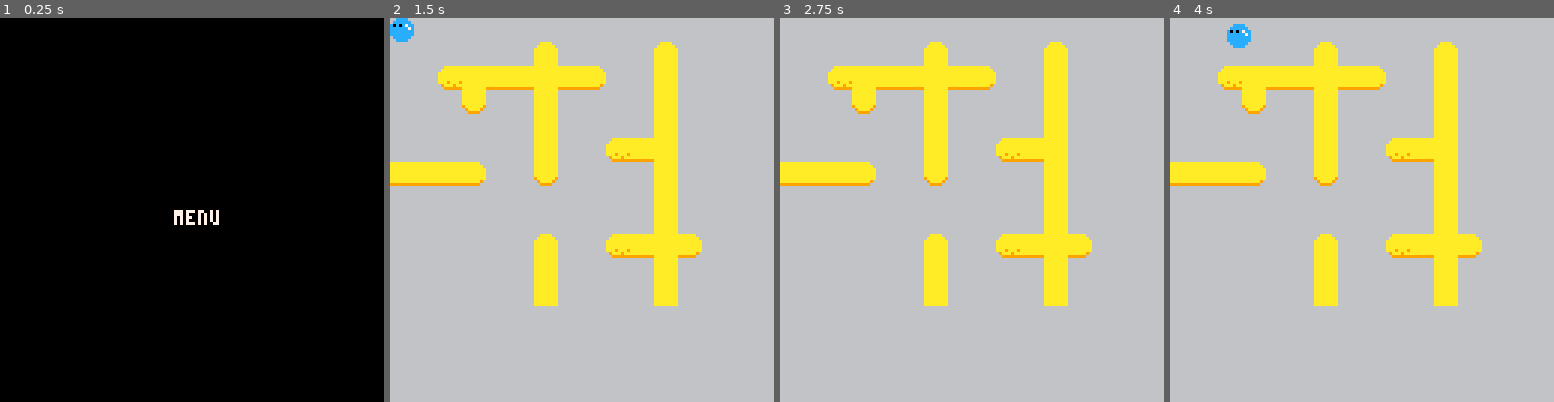
Above: before the commit, frames 1-4 (left to right).
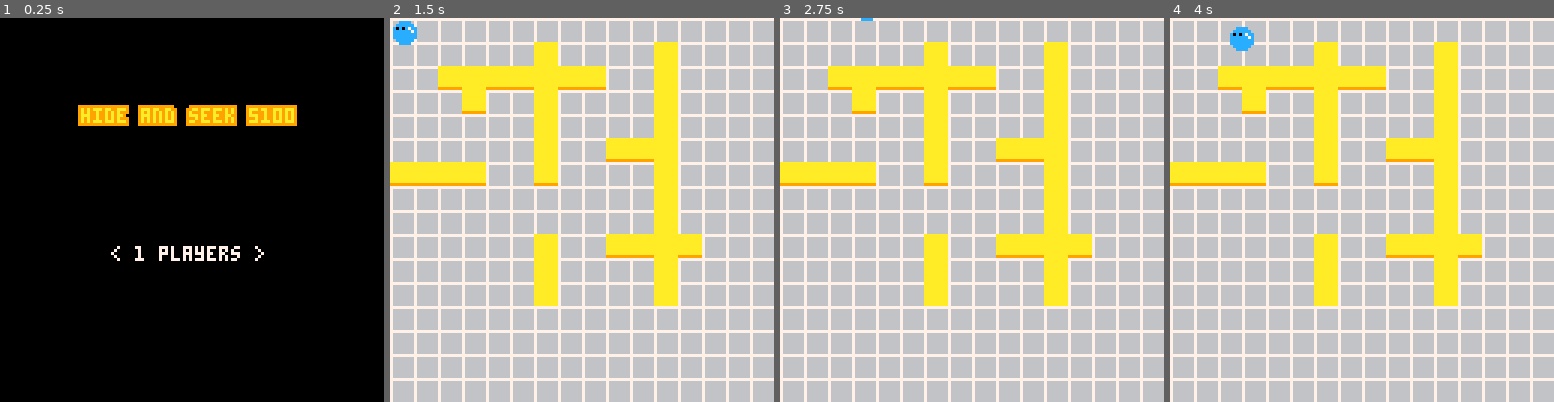
Above: after the commit, the same moments.

Repository: jeff-adams/agbic2020
Game: PICO-8 cartridge hide_and_seek_5100.p8
Same seed, same stepped clock (60 frames per second), same inputs: the game is played once before the commit and once after it.
Inputs:
- Up to frame 1 (0.25 s): no input
- Up to frame 2 (1.5 s): tap X (X key) at 0.33, 1.07 s; tap O (Z key) at 0.7 s
- Up to frame 3 (2.75 s): hold Right 1.6-2.1 s; tap O (Z key) at 1.7, 2.1, 2.5 s; tap X (X key) at 1.85 s; hold Up 2.15-2.42 s; hold Right from 2.47 s (still down)
- Up to frame 4 (4 s): tap O (Z key) at 2.9, 3.3, 3.7 s; tap X (X key) at 2.97 s; release Right at 3.03 s; hold Left 3.08-3.58 s; hold Down 3.63-3.97 s

The runs differ from the first frame. In frame 1, 3.5% of the frame differs, in the area x 20-78%, y 22-64%; in frame 2, 21%, in the area x 0-100%, y 0-100%; in frame 3, 21%; in frame 4, 21%.

Commit message:
Change menu | Change diagonal movement speed

Diff:
--- a/hide_and_seek_5100.p8
+++ b/hide_and_seek_5100.p8
@@ -10,6 +10,7 @@
 function _init()
 	debug={}
 	refresh=stat(8)
+	cooldown=3
 	fading=0
 	change_state(update_menu,draw_menu)
 	init_players()
@@ -28,10 +29,10 @@
 function init_players()
 	numplayers=1
 	players={}
-	add(players,create_player(0,0,12))
-	add(players,create_player(120,0,14))
-	add(players,create_player(0,120,8))
-	add(players,create_player(120,120,9))
+	add(players,create_player(1,1,12))
+	add(players,create_player(119,1,14))
+	add(players,create_player(1,119,8))
+	add(players,create_player(119,119,9))
 end
 
 function create_player(_x,_y,_c)
@@ -55,13 +56,11 @@
 function update_menu()
 	if btnp(➡️) then
 		numplayers=min(#players,numplayers+1)
-		add_debug("players",numplayers,2)
 	end
 	if btnp(⬅️) then
 		numplayers=max(1,numplayers-1)
-		add_debug("players",numplayers,2)
-	end
-	if btnp(❎) then
+	end
+	if btnp(🅾️) then
 		players=subtable(players,1,numplayers)
 		change_state(update_game,draw_game)
 	end
@@ -112,6 +111,7 @@
 	if not _p.boosting and _p.boostcool==0 then
 		--start boosting
 		_p.boosting=true
+		_p.boostcool=cooldown
 	end
 	if _p.boosting then
 		--continue boosting
@@ -120,16 +120,15 @@
 end
 
 function boost_adjustments(_player)
-	local _boostlength,_cooldown=1,3
+	local _boostlength=1
 	_player.boostcool=max(0,_player.boostcool-1)
 	if _player.boosttimer>=_boostlength*refresh then
 		_player.boosting=false
-		_player.boostcool=_cooldown*refresh
+		_player.boostcool=cooldown*refresh
 	end
 	if not _player.boosting then
 		_player.speed=1
 		_player.boosttimer=0
-		_player.boosting=false
 	else
 		_player.boosttimer+=1
 	end
@@ -138,17 +137,21 @@
 function player_movement(_player)
 	--collision check here
 	--player position adjustments
+	--adjust speed if going diag
+	if _player.dirx!=0 and _player.diry!=0 then
+		_player.speed*=0.75
+	end
 	_player.x+=_player.dirx*_player.speed
 	_player.y+=_player.diry*_player.speed
 	_player.dirx=0
 	_player.diry=0
 end
-
 -->8
 --draw
 
 function draw_menu()
-	print("menu",58,64,7)
+	printc("hide and seek 5100",30,10,9)
+	printc("< "..numplayers.." players >",76,7)
 end
 
 function draw_game()
@@ -208,7 +211,7 @@
 end
 
 function printc(_text,_y,_c,_oc)
-	local _x=(127-#_text/2*8)/2
+	local _x=63-(#_text*4)/2
 	if _oc then
 		printo(_text,_x,_y,_c,_oc)
 	else
@@ -319,14 +322,14 @@
 00000000000000000000000000000000000000000000000000000000000000000000000000000000000000000000000000000000000000000000000000000000
 00000000000000000000000000000000000000000000000000000000000000000000000000000000000000000000000000000000000000000000000000000000
 00000000000000000000000000000000000000000000000000000000000000000000000000000000000000000000000000000000000000000000000000000000
-66666666d555555d66aaaaaaaaaaaaaaaaaaaa66aaaaaaaa66aaaa66aaaaaaaa0000000000000000000000000000000000000000000000000000000000000000
-66666666676666766aaaaaaaaaaaaaaaaaaaaaa6aaaaaaaa6aaaaaa6aaaaaaaa0000000000000000000000000000000000000000000000000000000000000000
-6666666666766766aaaaaaaaaaaaaaaaaaaaaaaaaaaaaaaaaaaaaaaaaaaaaaaa0000000000000000000000000000000000000000000000000000000000000000
-6666666666677666aaaaaaaaaaaaaaaaaaaaaaaaaaaaaaaaaaaaaaaaaaaaaaaa0000000000000000000000000000000000000000000000000000000000000000
-6666666666677666aaaaaaaaaaaaaaaaaaaaaaaaaaaaaaaaaaaaaaaaaaaaaaaa0000000000000000000000000000000000000000000000000000000000000000
-6666666666766766aaa9aaa9aaaaaaaaaaaaaaaaaaaaaaaaaaaaaaaa9aaaaaa90000000000000000000000000000000000000000000000000000000000000000
-666666666766667669aaa9aaaaaaaaaaaaaaaa96aaaaaaaaaaaaaaaa69aaaa960000000000000000000000000000000000000000000000000000000000000000
-6666666676666667669999999999999999999966aaaaaaaaaaaaaaaa669999660000000000000000000000000000000000000000000000000000000000000000
+77777777d555555daaaaaaaaaaaaaaaaaaaaaaaaaaaaaaaaaaaaaaaaaaaaaaaa0000000000000000000000000000000000000000000000000000000000000000
+7666666667666676aaaaaaaaaaaaaaaaaaaaaaaaaaaaaaaaaaaaaaaaaaaaaaaa0000000000000000000000000000000000000000000000000000000000000000
+7666666666766766aaaaaaaaaaaaaaaaaaaaaaaaaaaaaaaaaaaaaaaaaaaaaaaa0000000000000000000000000000000000000000000000000000000000000000
+7666666666677666aaaaaaaaaaaaaaaaaaaaaaaaaaaaaaaaaaaaaaaaaaaaaaaa0000000000000000000000000000000000000000000000000000000000000000
+7666666666677666aaaaaaaaaaaaaaaaaaaaaaaaaaaaaaaaaaaaaaaaaaaaaaaa0000000000000000000000000000000000000000000000000000000000000000
+7666666666766766aaaaaaaaaaaaaaaaaaaaaaaaaaaaaaaaaaaaaaaaaaaaaaaa0000000000000000000000000000000000000000000000000000000000000000
+7666666667666676aaaaaaaaaaaaaaaaaaaaaaaaaaaaaaaaaaaaaaaaaaaaaaaa0000000000000000000000000000000000000000000000000000000000000000
+7666666676666667999999999999999999999999aaaaaaaaaaaaaaaa999999990000000000000000000000000000000000000000000000000000000000000000
 __map__
 4040404040404040404040404040404000000000000000000000000000000000000000000000000000000000000000000000000000000000000000000000000000000000000000000000000000000000000000000000000000000000000000000000000000000000000000000000000000000000000000000000000000000000
 4040404040404640404040464040404000000000000000000000000000000000000000000000000000000000000000000000000000000000000000000000000000000000000000000000000000000000000000000000000000000000000000000000000000000000000000000000000000000000000000000000000000000000
